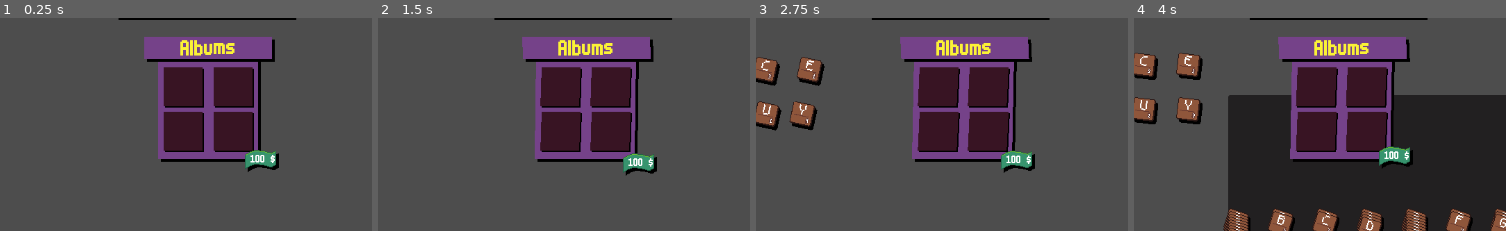
Above: before the commit, frames 1-4 (left to right).
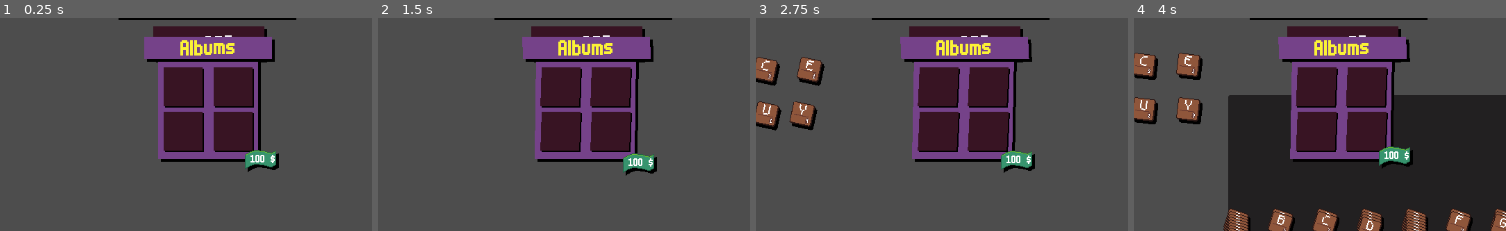
Above: after the commit, the same moments.

Repository: LiranDat/Spitandspell
Game: Godot game, scene res://scoring_test.tscn
The game is run twice, just before and just after one commit, with the same random seed, the same clock (stepped at 60 frames per second) and the same inputs. This scene is started directly instead of the project's main scene.
Inputs (mouse positions are % of the whole screen's width and height, from its top left):
- Up to frame 1 (0.25 s): no input
- Up to frame 2 (1.5 s): click (46, 34) at 0.52 s; type "Alex" at 0.6 s; click "score" at 1.25 s
- Up to frame 3 (2.75 s): click "score" at 2 s
- Up to frame 4 (4 s): click "score" at 2.75 s; move the mouse to (6, 71) at 3.52 s; click (6, 71) at 3.67 s
The pictures show only the part of the screen within x 50-100%, y 49-99%; the shares and areas given below are measured in that part.

The runs differ from the first frame. In frame 1, 1.6% of the frame differs, in the area x 41-72%, y 3-22%; in frame 2, 1.6%; in frame 3, 1.6%; in frame 4, 1.6%.

Commit message:
Shop close button

Diff:
--- a/shop.gd
+++ b/shop.gd
@@ -20,3 +20,10 @@
 		letter.rotation = sin(time+float(index)*PI/1.7)/10.0/PI
 	time += delta
 	pass
+
+
+func _on_close_shop(viewport: Node, event: InputEvent, shape_idx: int) -> void:
+	if event is InputEventMouseButton:
+		if event.button_index == MOUSE_BUTTON_LEFT and event.pressed:
+			self.queue_free()
+	pass # Replace with function body.
--- a/shop.tscn
+++ b/shop.tscn
@@ -1,7 +1,10 @@
-[gd_scene load_steps=3 format=3 uid="uid://drpkjcye8s7dv"]
+[gd_scene load_steps=4 format=3 uid="uid://drpkjcye8s7dv"]
 
 [ext_resource type="Script" uid="uid://bv1k157tfkmi0" path="res://shop.gd" id="1_e7rdd"]
 [ext_resource type="FontFile" uid="uid://6ybbtdjigu8h" path="res://fonts/m6x11.ttf" id="1_viryw"]
+
+[sub_resource type="RectangleShape2D" id="RectangleShape2D_e7rdd"]
+size = Vector2(160, 48)
 
 [node name="Shop" type="Node2D"]
 position = Vector2(177, 175)
@@ -133,3 +136,40 @@
 uv = PackedVector2Array(69.973, 75.093, 208.213, 88.7463, 150.186, 182.613, 59.733, 162.133)
 
 [node name="Albums" type="Node2D" parent="."]
+
+[node name="CloseButton" type="Node2D" parent="."]
+
+[node name="RichTextLabel" type="RichTextLabel" parent="CloseButton"]
+offset_left = -73.0
+offset_top = 157.0
+offset_right = 87.0
+offset_bottom = 189.0
+theme_override_fonts/normal_font = ExtResource("1_viryw")
+theme_override_font_sizes/normal_font_size = 32
+bbcode_enabled = true
+text = "[wave]CLOSE"
+horizontal_alignment = 1
+vertical_alignment = 1
+
+[node name="StorePolygon" type="Polygon2D" parent="CloseButton"]
+z_index = -2
+position = Vector2(-73, 145)
+scale = Vector2(160, 48)
+color = Color(0.219608, 0.0823529, 0.141176, 1)
+polygon = PackedVector2Array(0, 0, 1, 0, 1, 1, 0, 1)
+uv = PackedVector2Array(69.973, 75.093, 208.213, 88.7463, 150.186, 182.613, 59.733, 162.133)
+
+[node name="Shadow" type="Polygon2D" parent="CloseButton/StorePolygon"]
+z_index = -2
+position = Vector2(0.025, 0.083333)
+color = Color(0, 0, 0, 1)
+polygon = PackedVector2Array(0, 0, 1, 0, 1, 1, 0, 1)
+uv = PackedVector2Array(69.973, 75.093, 208.213, 88.7463, 150.186, 182.613, 59.733, 162.133)
+
+[node name="Area2D" type="Area2D" parent="CloseButton"]
+
+[node name="CollisionShape2D" type="CollisionShape2D" parent="CloseButton/Area2D"]
+position = Vector2(7, 169)
+shape = SubResource("RectangleShape2D_e7rdd")
+
+[connection signal="input_event" from="CloseButton/Area2D" to="." method="_on_close_shop"]
